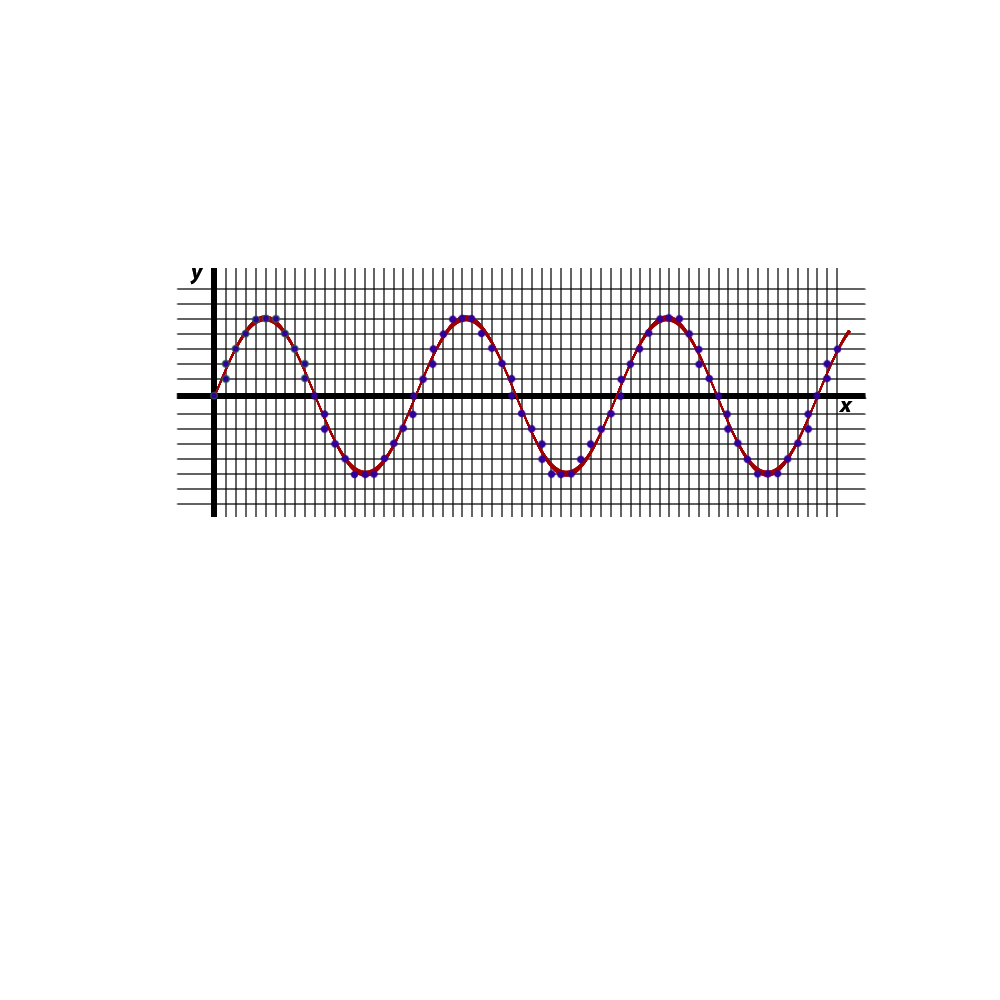
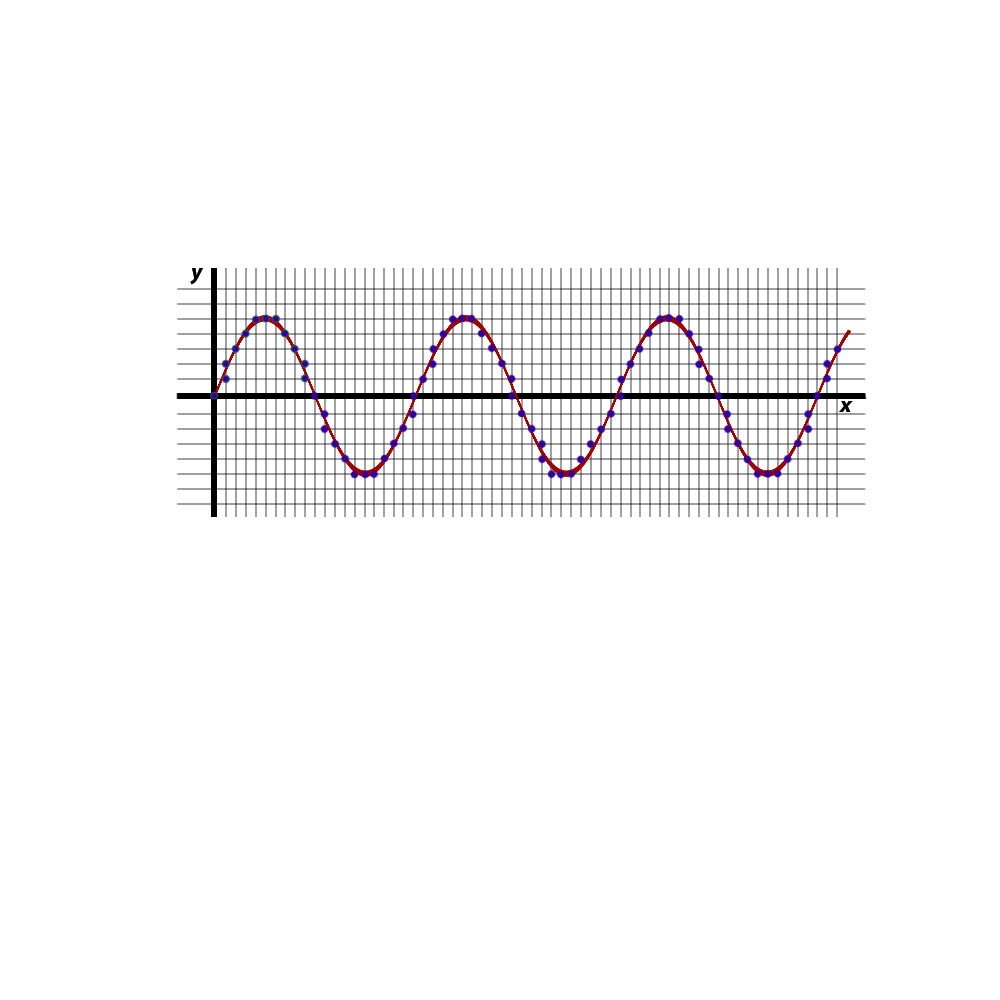
Layered file, before and after one edit (1000×1000). Changes by layer:
hid "Capa 1 copia 17" over [225, 268, 838, 517]
hid "Capa 4 copia 10" over [176, 413, 867, 505]
hid "Capa 4 copia 9" over [176, 288, 867, 380]
